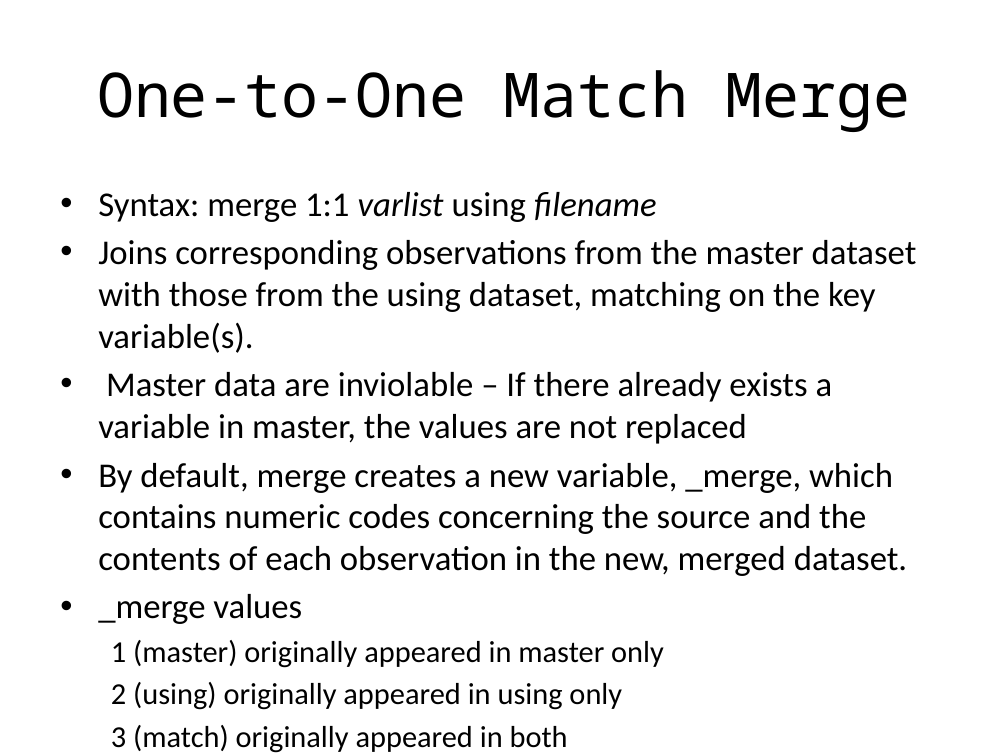
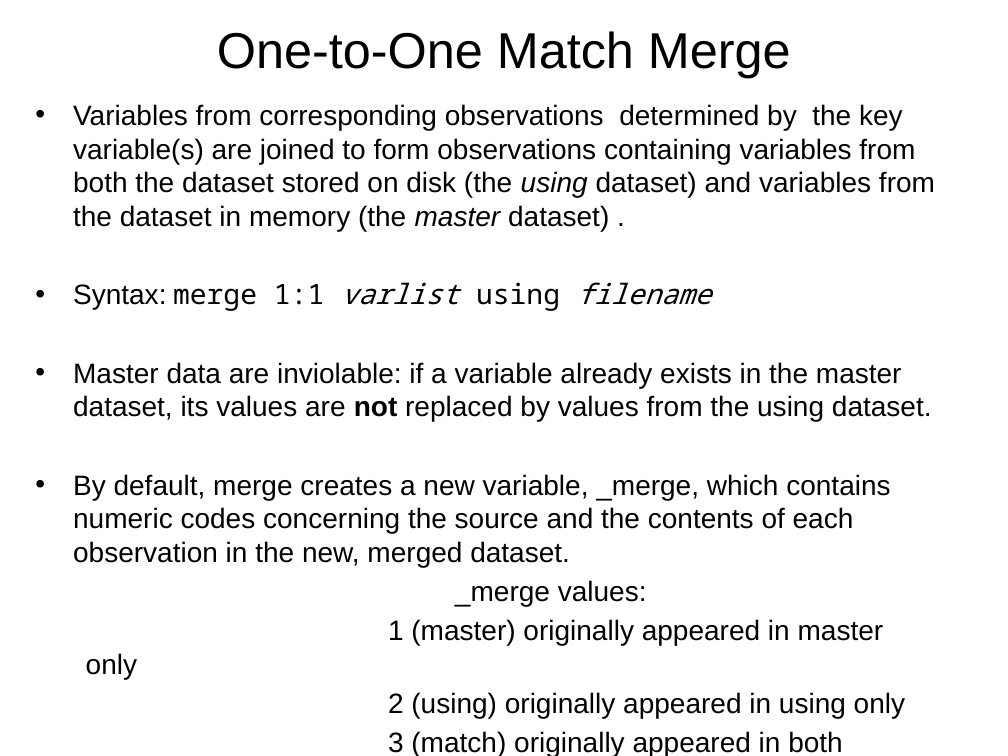
Before and after one commit to Chang-Y-Chung/dm, a slide deck: slide 16 of dm.pptx (slide 23 before the commit). Drawn at 1008x756 pixels with LibreOffice and Linux fonts; fonts in the diff are those of the drawing. Boxes give left, top, right and bottom in pixels: in the first picture for what was removed or moved away, otherwise in the second. Text is boxed around its words. In the diff, an @@ line names an element or a change of style, - is before the commit and + after.

```diff
--- a/dm.pptx
+++ b/dm.pptx
@@ title "One-to-One Match Merge": place and size @@
-title "One-to-One Match Merge" at [97,70,910,132]
+title "One-to-One Match Merge" at [217,31,791,77]
@@ title "One-to-One Match Merge" at [217,31,791,77]: size 44 to 36 pt, font Noto Sans Mono to Arial @@
@@ text "Variables from corresponding observations determined ...": place and size @@
-text "Variables from corresponding observations determined ..." at [98,192,917,753]
+text "Variables from corresponding observations determined ..." at [73,104,935,756]
@@ text at [73,104,935,231]: paragraph added @@
+• Variables from corresponding observations determined by the key variable(s) are joined to form observations containing variables from both the dataset stored on disk (the using dataset) and variables from the dataset in memory (the master dataset) .
@@ text at [73,282,905,756]: size 24.8 to 20 pt in "Syntax: merge 1:1 varlist using filename", "By default, merge creates a new variable, ..."; font Calibri to Arial in "Syntax:", "By default, merge creates a new variable, ...", "1 (master) originally appeared in master only", "2 (using) originally appeared in using only" and 1 more places; font Calibri to Noto Sans Mono in "merge 1:1 varlist using filename"; size 21.7 to 20 pt in "1 (master) originally appeared in master only", "2 (using) originally appeared in using only", "3 (match) originally appeared in both" @@
@@ text at [73,362,932,421]: text changed; size 24.8 to 20 pt; font Calibri to Arial @@
-• Joins corresponding observations from the master dataset with those from the using dataset, matching on the key variable(s).
-• Master data are inviolable – If there already exists a variable in master, the values are not replaced
+• Master data are inviolable: if a variable already exists in the master dataset, its values are not replaced by values from the using dataset.
@@ text at [455,580,647,606]: text changed; size 24.8 to 20 pt; font Calibri to Arial @@
-• _merge values
+_merge values:
```
Also in this commit, not shown: 22 other slides changed, 1 slide added, 9 slides removed.
